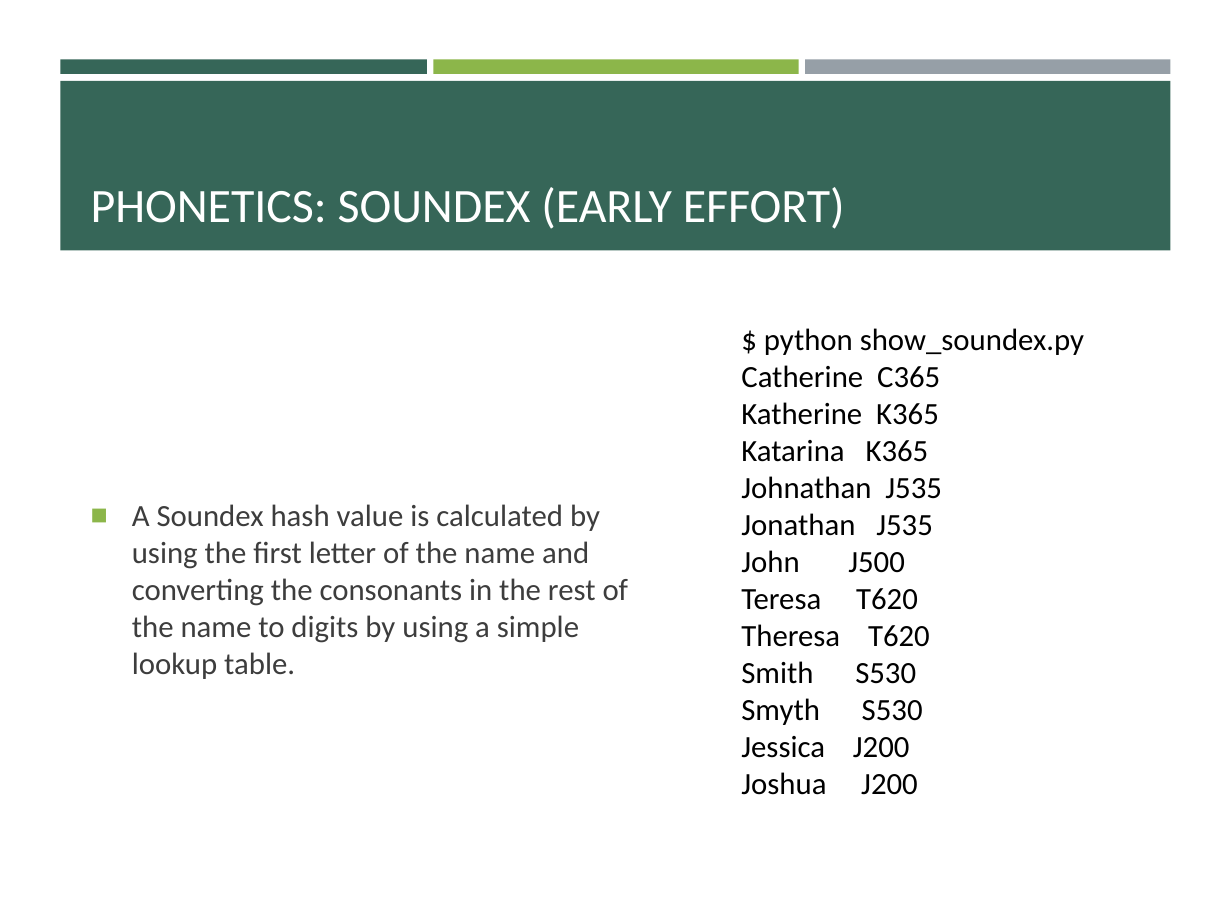
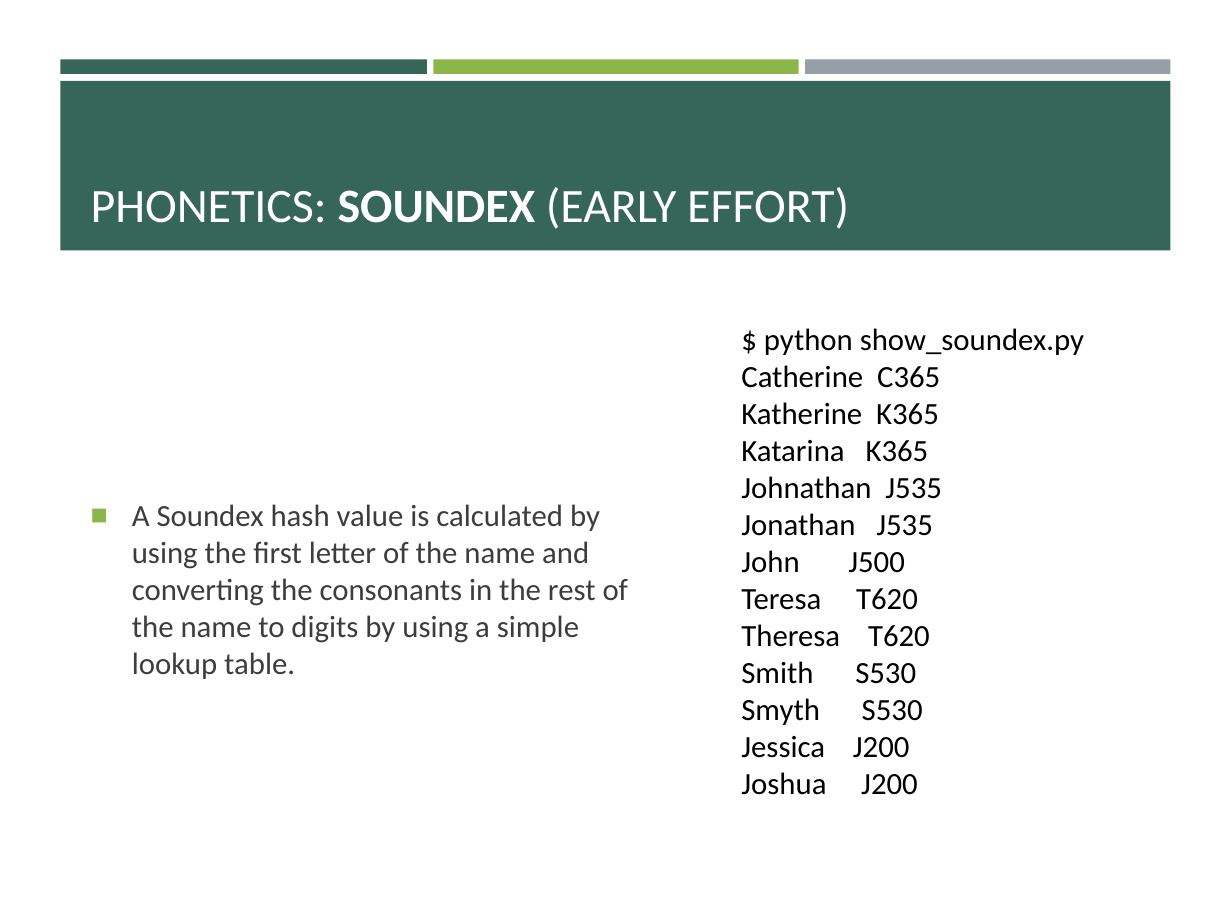
Before and after one commit to pulkitjain1004/autoRL, a slide deck: slide 5 of Record_Linkage.pptx (slide 2 before the commit). Drawn at 1232x924 pixels with LibreOffice and Linux fonts; fonts in the diff are those of the drawing. Boxes give left, top, right and bottom in pixels: in the first picture for what was removed or moved away, otherwise in the second. Text is boxed around its words. In the diff, an @@ line names an element or a change of style, - is before the commit and + after.

Commit message:
Ppt Updated

```diff
--- a/Record_Linkage.pptx
+++ b/Record_Linkage.pptx
@@ title "PHONETICS: SOUNDEX (EARLY EFFORT)" at [91, 187, 849, 229]: bold on in "SOUNDEX" @@
```
Also in this commit, not shown: 22 slides added, 1 slide removed.
